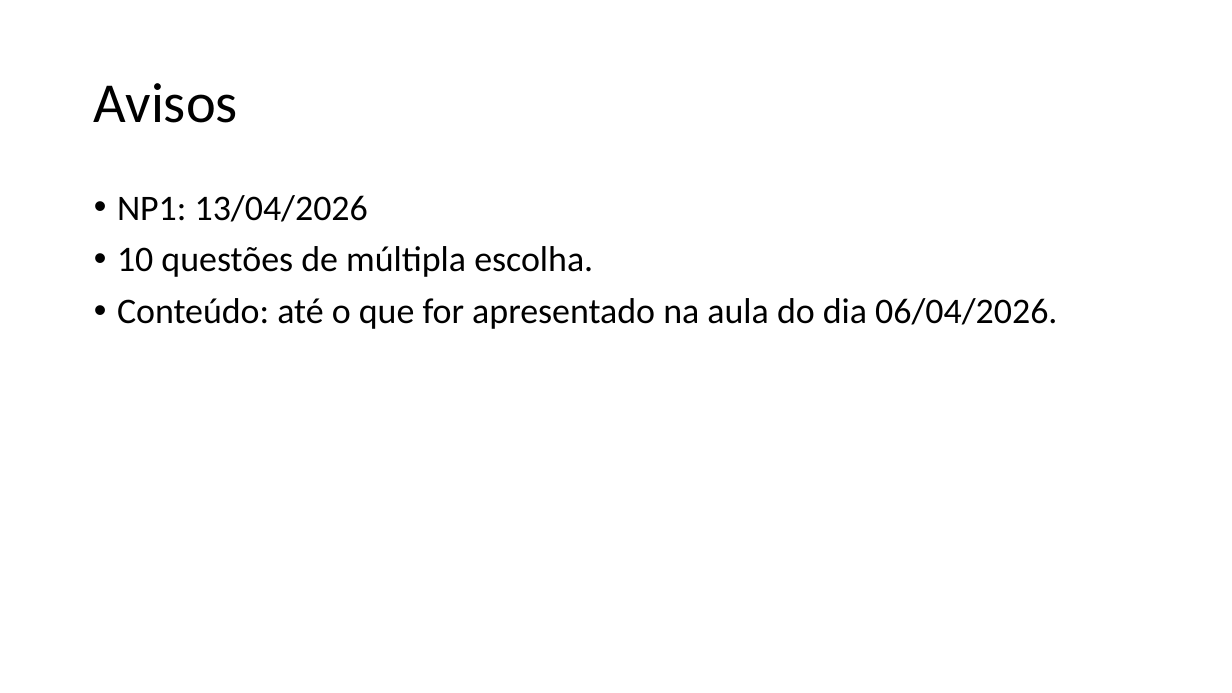
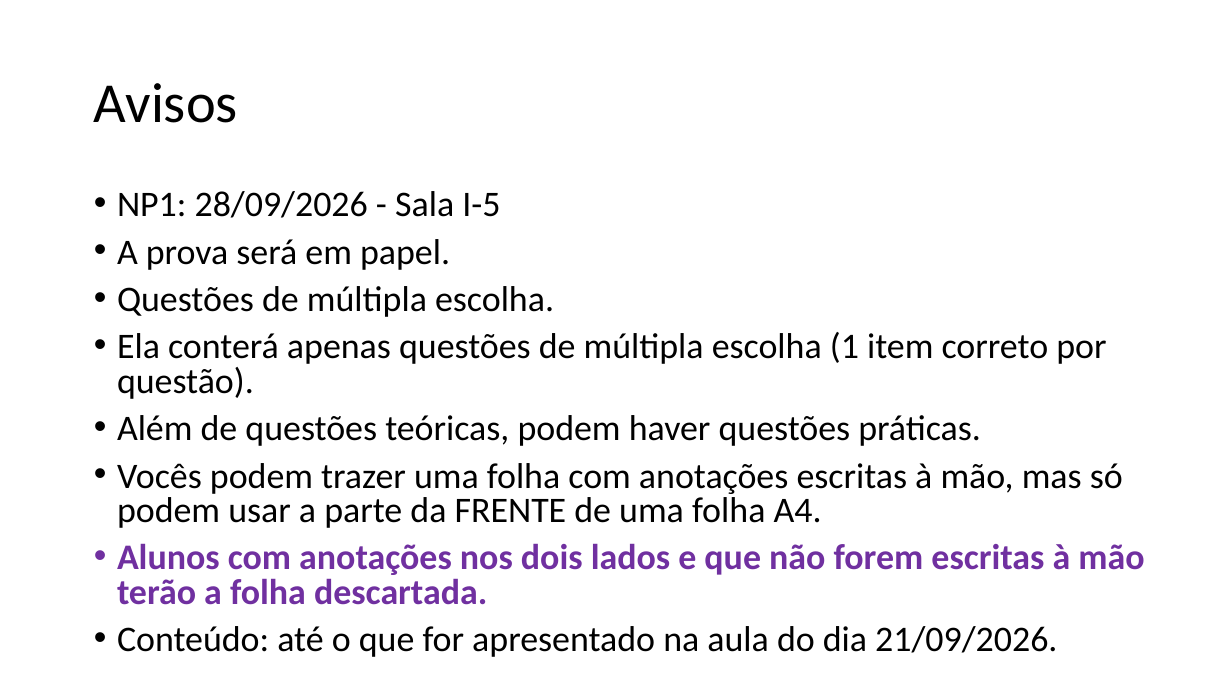
Before and after one commit to zz4fap/c24_inteligencia_artificial, a slide deck: slide 84 of slides/C24_Regressão.pptx. Drawn at 1232x693 pixels with LibreOffice and Linux fonts; fonts in the diff are those of the drawing. Boxes give left, top, right and bottom in pixels: in the first picture for what was removed or moved away, otherwise in the second. Text is boxed around its words. In the diff, an @@ line names an element or a change of style, - is before the commit and + after.

```diff
--- a/slides/C24_Regressão.pptx
+++ b/slides/C24_Regressão.pptx
@@ text at (x1=117, y1=191, x2=1144, y2=657): text changed @@
-• NP1: 13/04/2026
-• 10 questões de múltipla escolha.
-• Conteúdo: até o que for apresentado na aula do dia 06/04/2026.
+• NP1: 28/09/2026 - Sala I-5
+• A prova será em papel.
+• Questões de múltipla escolha.
+• Ela conterá apenas questões de múltipla escolha (1 item correto por questão).
+• Além de questões teóricas, podem haver questões práticas.
+• Vocês podem trazer uma folha com anotações escritas à mão, mas só podem usar a parte da FRENTE de uma folha A4.
+• Alunos com anotações nos dois lados e que não forem escritas à mão terão a folha descartada.
+• Conteúdo: até o que for apresentado na aula do dia 21/09/2026.
```
Also in this commit, not shown: 6 other slides changed.
